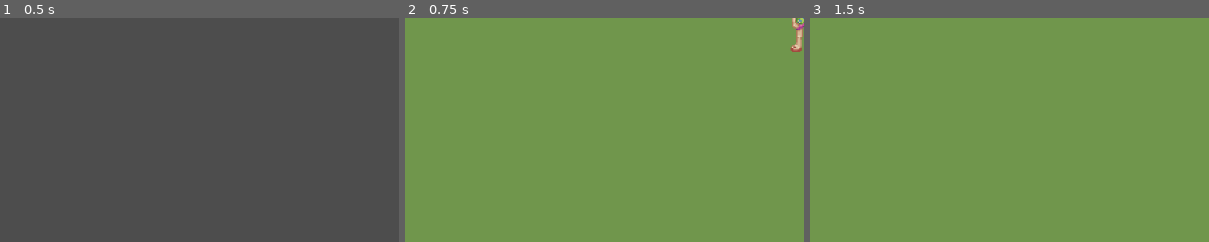
Above: before the commit, frames 1-3 (left to right).
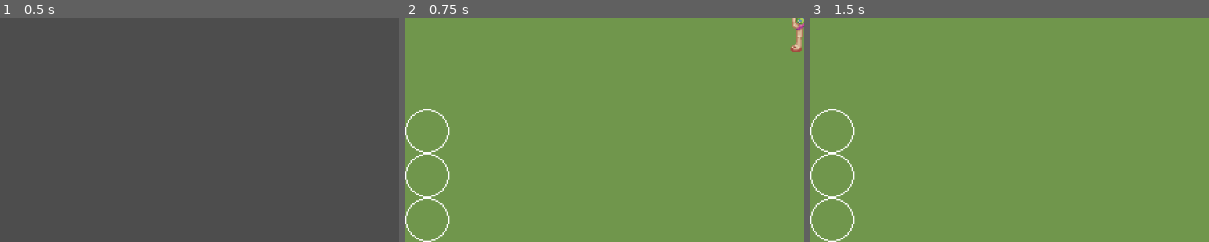
Above: after the commit, the same moments.

Repository: ivashkakashka123/islanddsfdgfhjh
Game: Godot game, scene res://scenes/MainMenu.tscn
The game is run twice, just before and just after one commit, with the same random seed, the same clock (stepped at 60 frames per second) and the same inputs.
Inputs:
- Up to frame 1 (0.5 s): no input
- Up to frame 2 (0.75 s): click "play" at 0.5 s
- Up to frame 3 (1.5 s): tap Enter at 1.25 s; hold Right (ui_right) from 1.28 s (still down)
The pictures show only the part of the screen within x 0-50%, y 50-100%; the shares and areas given below are measured in that part.

Frame 1 is identical in both runs. In frame 2, 0.8% of the frame differs, in the area x 0-12%, y 40-100%; in frame 3, 0.8%.

Commit message:
хз чо писать
добавил голод, изменить можно пока только через скрипт

Diff:
--- a/project.godot
+++ b/project.godot
@@ -15,6 +15,10 @@
 config/features=PackedStringArray("4.6", "Forward Plus")
 config/icon="res://icon.svg"
 
+[autoload]
+
+Globalka="*uid://htjtqai2146n"
+
 [display]
 
 window/size/mode=3
--- a/scenes/player/player.tscn
+++ b/scenes/player/player.tscn
@@ -2,6 +2,7 @@
 
 [ext_resource type="Script" uid="uid://w4w6urmcc6u" path="res://scripts/player.gd" id="1_dovo2"]
 [ext_resource type="Texture2D" uid="uid://dex7iihfxi7rk" path="res://assets/player.png" id="2_gmlin"]
+[ext_resource type="Texture2D" uid="uid://h6yy14sixlh" path="res://assets/hunger.png" id="3_gmlin"]
 
 [sub_resource type="RectangleShape2D" id="RectangleShape2D_lvxji"]
 size = Vector2(20, 11)
@@ -23,3 +24,24 @@
 rotation_smoothing_enabled = true
 drag_horizontal_enabled = true
 drag_vertical_enabled = true
+
+[node name="CanvasLayer" type="CanvasLayer" parent="." unique_id=1527071586]
+
+[node name="hungrer" type="Node2D" parent="CanvasLayer" unique_id=996193512]
+position = Vector2(0, -648)
+scale = Vector2(2, 2)
+
+[node name="Hunger" type="Sprite2D" parent="CanvasLayer/hungrer" unique_id=116171023]
+position = Vector2(16, 568)
+texture = ExtResource("3_gmlin")
+hframes = 2
+
+[node name="Hunger2" type="Sprite2D" parent="CanvasLayer/hungrer" unique_id=989930430]
+position = Vector2(16, 600)
+texture = ExtResource("3_gmlin")
+hframes = 2
+
+[node name="Hunger3" type="Sprite2D" parent="CanvasLayer/hungrer" unique_id=1915110557]
+position = Vector2(16, 632)
+texture = ExtResource("3_gmlin")
+hframes = 2
--- /dev/null
+++ b/scripts/globalka.gd
@@ -0,0 +1,11 @@
+extends Node
+
+var pl_hunger = 0
+# Called when the node enters the scene tree for the first time.
+func _ready() -> void:
+	pass # Replace with function body.
+
+
+# Called every frame. 'delta' is the elapsed time since the previous frame.
+func _process(delta: float) -> void:
+	pass
--- a/scripts/player.gd
+++ b/scripts/player.gd
@@ -24,7 +24,13 @@
 
 
 func _ready() -> void:
-	pass
+	if Globalka.pl_hunger >=1:
+		$CanvasLayer/hungrer/Hunger.frame = 1
+	if Globalka.pl_hunger >=2:
+		$CanvasLayer/hungrer/Hunger2.frame = 1
+	if Globalka.pl_hunger >=3:
+		$CanvasLayer/hungrer/Hunger3.frame = 1
+
 
 func _physics_process(delta: float) -> void:
 	if !can_move:
Binary file added: assets/hunger.png
Not shown, added: assets/hunger.png.import
Not shown, added: scripts/globalka.gd.uid
